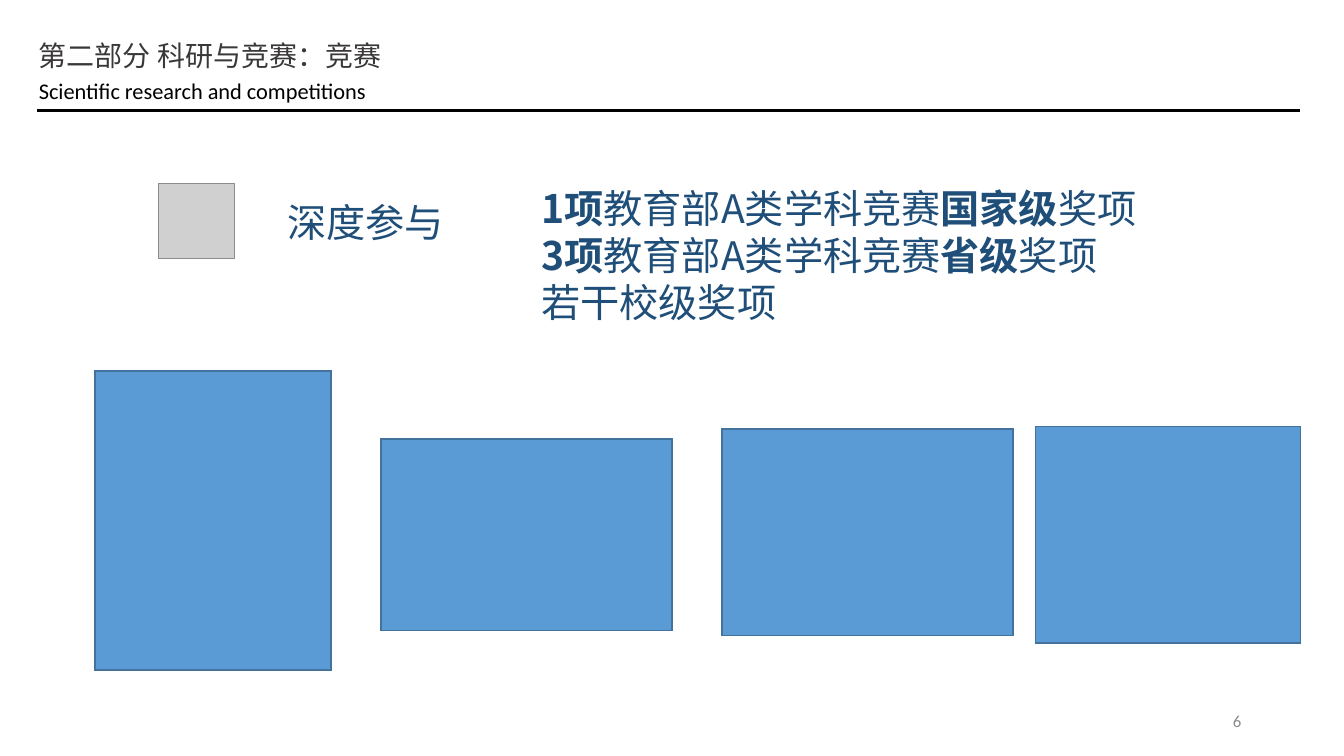
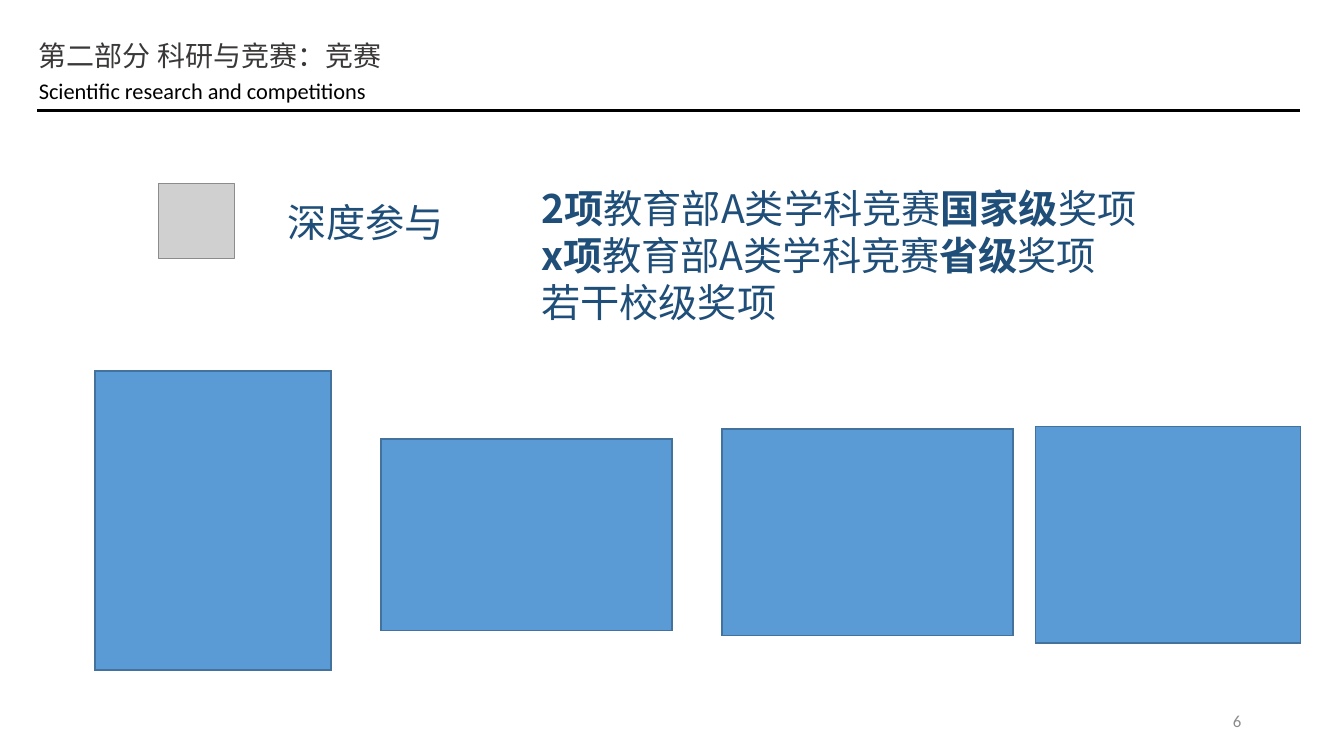
Before and after one commit to LastNeveral/081802-SWJTU, a slide deck: slide 6 of Interview Summary/PPT-self _indroduction/xx大学自我介绍.pptx. Drawn at 1344x756 pixels with LibreOffice and Linux fonts; fonts in the diff are those of the drawing; grey boxes stand for pictures. Boxes give left, top, right and bottom in pixels: in the first picture for what was removed or moved away, otherwise in the second. Text is boxed around its words. In the diff, an @@ line names an element or a change of style, - is before the commit and + after.

```diff
--- a/Interview Summary/PPT-self _indroduction/xx大学自我介绍.pptx
+++ b/Interview Summary/PPT-self _indroduction/xx大学自我介绍.pptx
@@ text at <box>541,189,1136,274</box>: text changed @@
-1项教育部A类学科竞赛国家级奖项
-3项教育部A类学科竞赛省级奖项
+2项教育部A类学科竞赛国家级奖项
+x项教育部A类学科竞赛省级奖项
```
Also in this commit, not shown: 13 other files.
